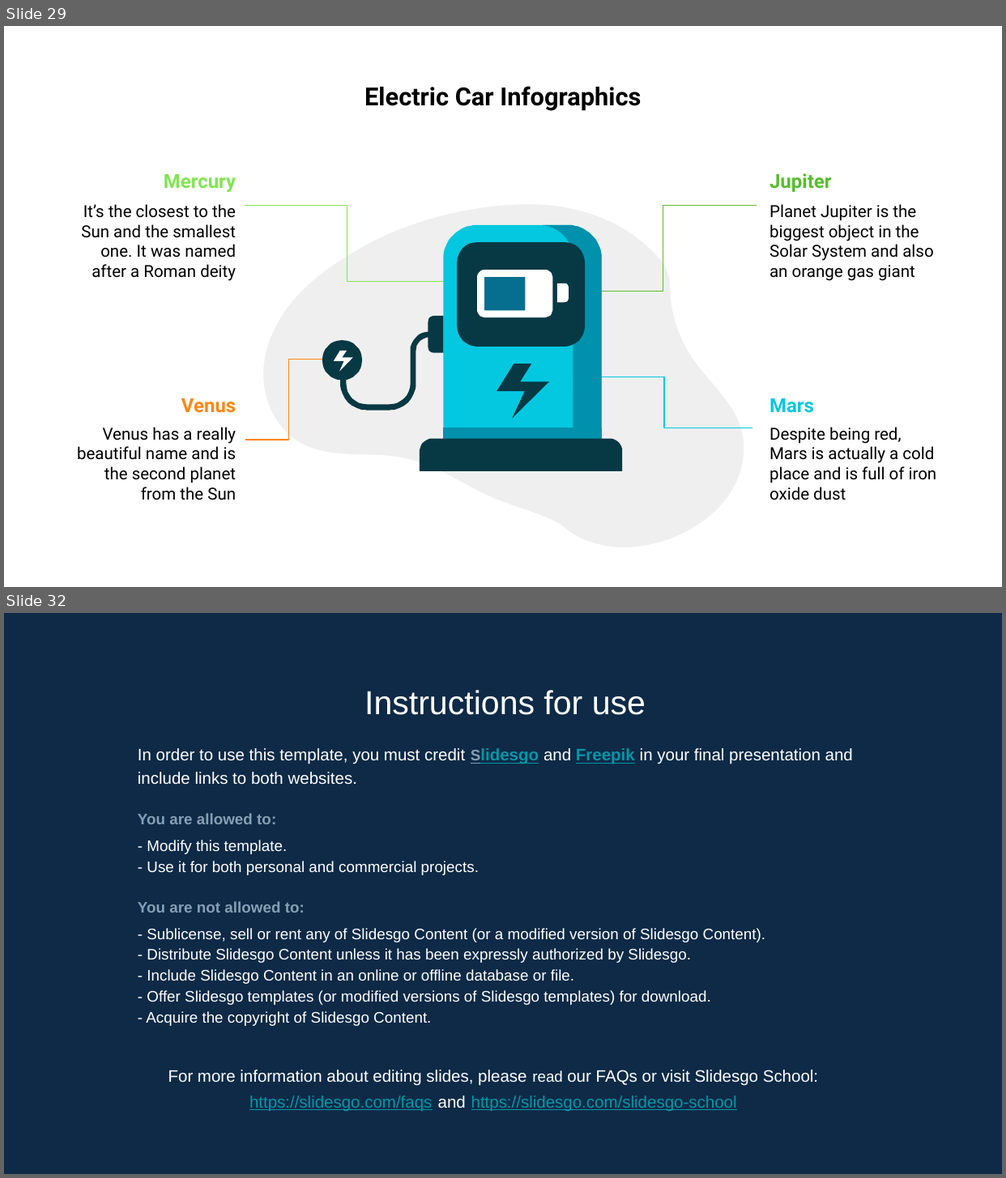
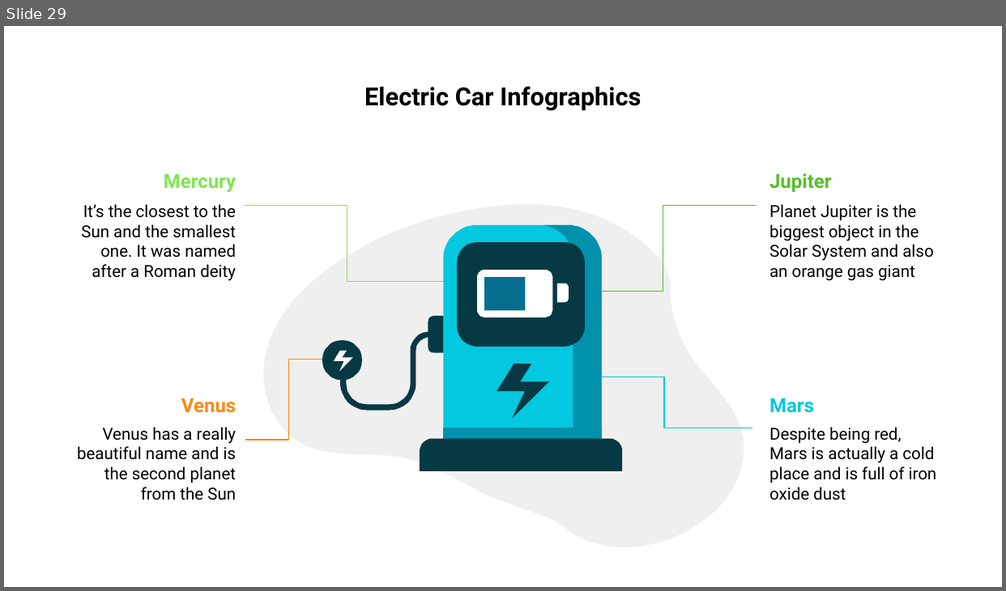
Before and after one commit to adelinerd/electric_cars, a slide deck: ElectricVehiclesInGermany.pptx. Shown one above the other, each under a label of ours: slides 29 and 32 before the commit, slide 29 after it; the slides between them are not shown. The pictures are 1006x1178 and 1006x591 pixels, drawn with LibreOffice and Linux fonts; fonts in the diff are those of the drawing. Boxes give left, top, right and bottom in pixels: in the first picture for what was removed or moved away, otherwise in the second. Text is boxed around its words. In the diff, an @@ line names an element or a change of style, - is before the commit and + after.

```diff
--- a/ElectricVehiclesInGermany.pptx
+++ b/ElectricVehiclesInGermany.pptx
@@ slide 32 removed at (4,613,1002,1174), background #0E2A47 @@
@@ text removed at (364,690,646,715) @@
-Instructions for use
@@ text removed at (138,748,853,1026) @@
-In order to use this template, you must credit Slidesgo and Freepik in your final presentation and include links to both websites.
-You are allowed to:
-- Modify this template.
-- Use it for both personal and commercial projects.
-You are not allowed to:
-- Sublicense, sell or rent any of Slidesgo Content (or a modified version of Slidesgo Content).
-- Distribute Slidesgo Content unless it has been expressly authorized by Slidesgo.
-- Include Slidesgo Content in an online or offline database or file.
-- Offer Slidesgo templates (or modified versions of Slidesgo templates) for download.
-- Acquire the copyright of Slidesgo Content.
@@ text removed at (168,1070,818,1111) @@
-For more information about editing slides, please read our FAQs or visit Slidesgo School:
-https://slidesgo.com/faqs and https://slidesgo.com/slidesgo-school
```
Also in this commit, not shown: 1 slide changed, 1 slide added, 2 other slides removed, 18 other files.
